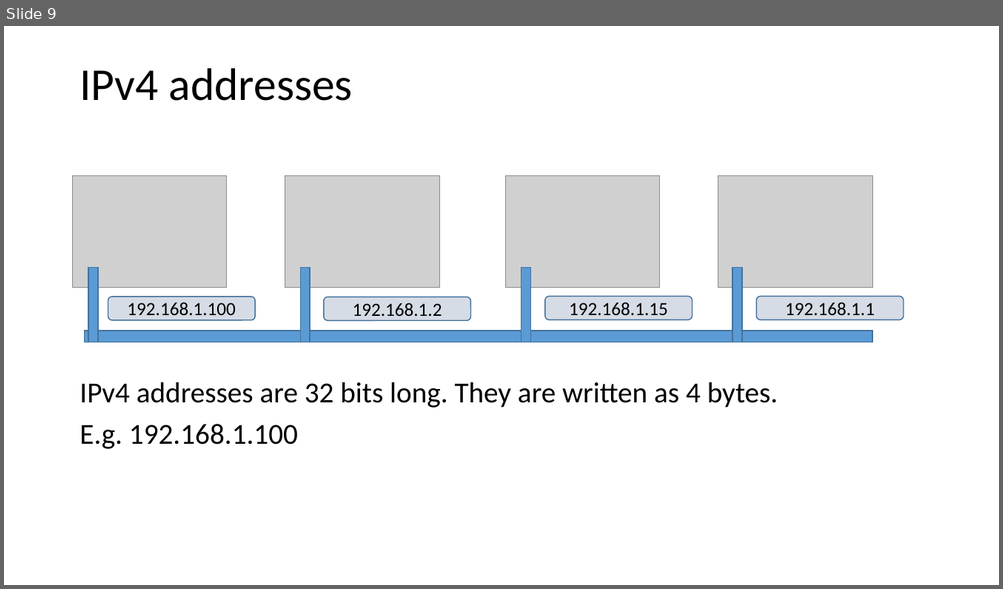
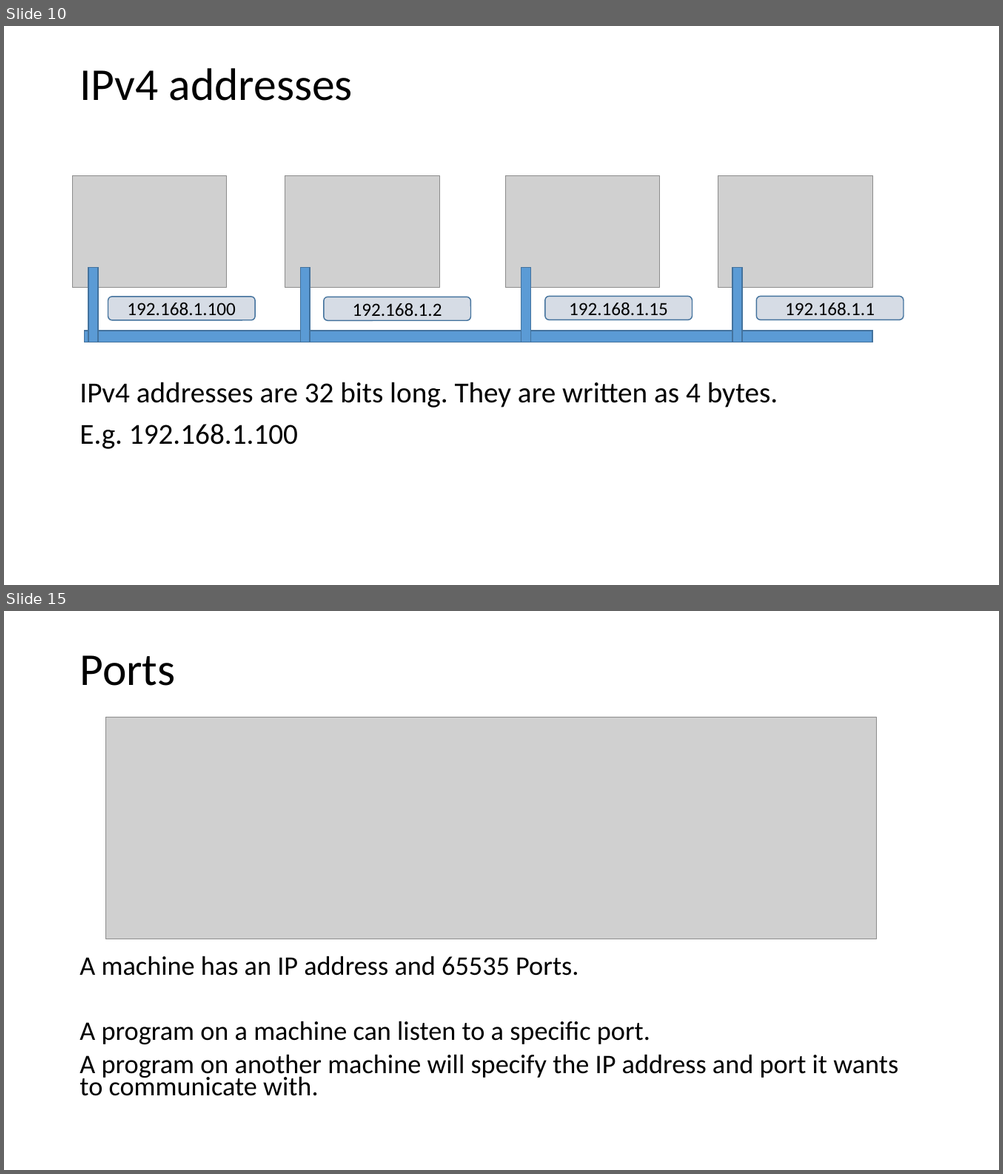
Before and after one commit to codesmurf/st3its3_teaching, a slide deck: 07 Networks/Networks.pptx. Shown one above the other, each under a label of ours: slide 9 before the commit, slides 10 and 15 after it; the slides between them are not shown. The pictures are 1003x589 and 1003x1174 pixels, drawn with LibreOffice and Linux fonts; fonts in the diff are those of the drawing; grey boxes stand for pictures. Boxes give left, top, right and bottom in pixels: in the first picture for what was removed or moved away, otherwise in the second. Text is boxed around its words. In the diff, an @@ line names an element or a change of style, - is before the commit and + after.

```diff
--- a/07 Networks/Networks.pptx
+++ b/07 Networks/Networks.pptx
@@ slide 15 added at (4,611,999,1170), background #FFFFFF @@
@@ title added at (79,655,175,686), 44 pt, text #000000 @@
+Ports
@@ picture added at (106,718,876,940) @@
@@ text added at (79,956,898,1096), 25.9 pt, text #000000 @@
+A machine has an IP address and 65535 Ports.
+A program on a machine can listen to a specific port.
+A program on another machine will specify the IP address and port it wants to communicate with.
@@ what was slide 9 is now slide 10 @@
```
Also in this commit, not shown: 2 slides changed, 16 other slides added, 2 slides removed.
